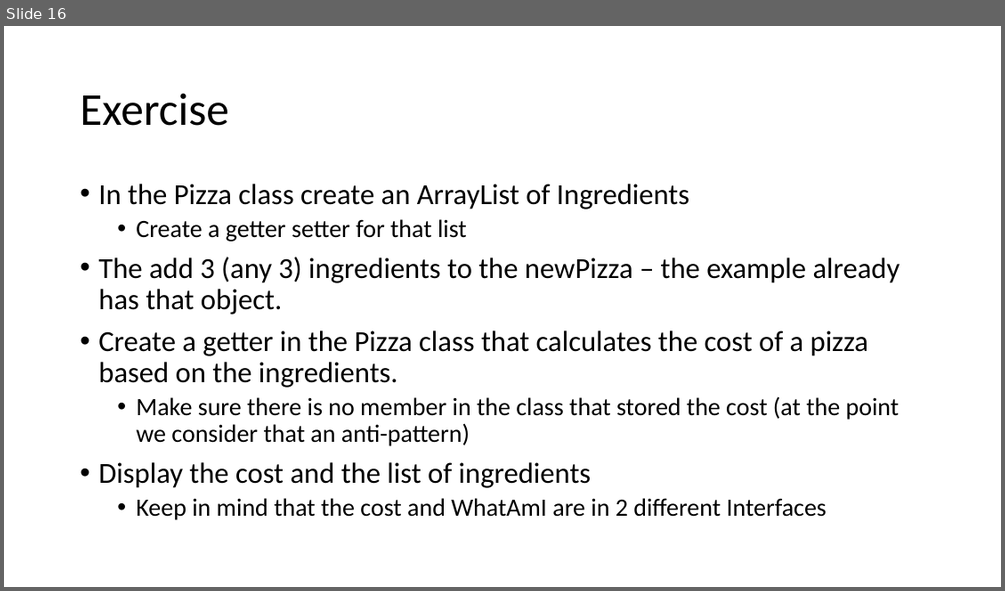
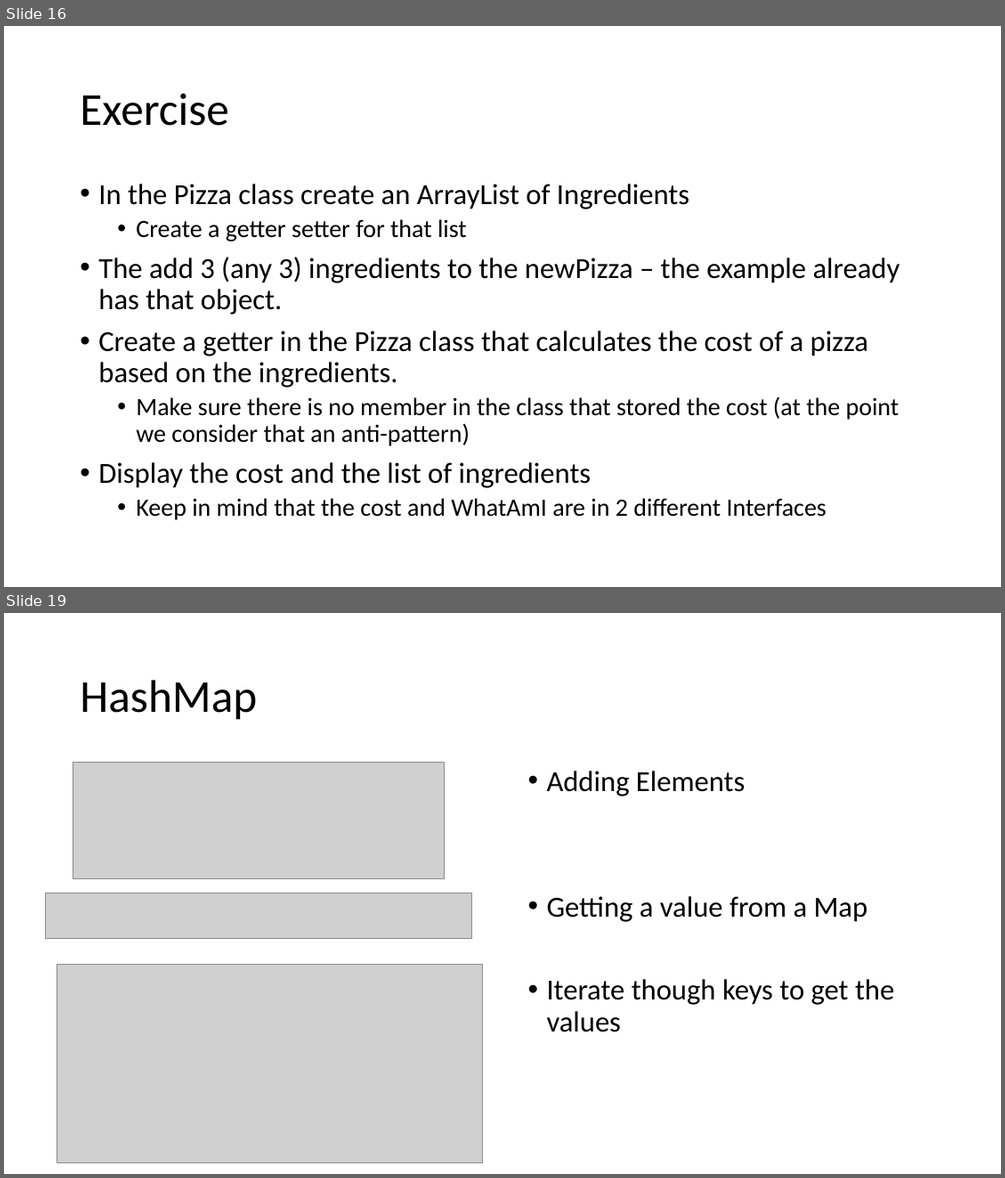
Before and after one commit to raulfiru/Tuesday-Lab, a slide deck: Session2/TuesdaysLab2.pptx. Shown one above the other, each under a label of ours: slide 16 before the commit, slides 16 and 19 after it; the slides between them are not shown. The pictures are 1005x591 and 1005x1178 pixels, drawn with LibreOffice and Linux fonts; fonts in the diff are those of the drawing; grey boxes stand for pictures. Boxes give left, top, right and bottom in pixels: in the first picture for what was removed or moved away, otherwise in the second. Text is boxed around its words. In the diff, an @@ line names an element or a change of style, - is before the commit and + after.

```diff
--- a/Session2/TuesdaysLab2.pptx
+++ b/Session2/TuesdaysLab2.pptx
@@ slide 19 added at <box>4,613,1001,1174</box>, background #FFFFFF @@
@@ title added at <box>80,680,257,720</box>, 44 pt, text #000000 @@
+HashMap
@@ picture added at <box>73,763,445,879</box> @@
@@ text added at <box>547,771,894,1032</box>, 28 pt, text #000000 @@
+• Adding Elements
+• Getting a value from a Map
+• Iterate though keys to get the values
@@ picture added at <box>45,892,472,938</box> @@
@@ picture added at <box>57,964,482,1162</box> @@
```
Also in this commit, not shown: 9 other slides added.
